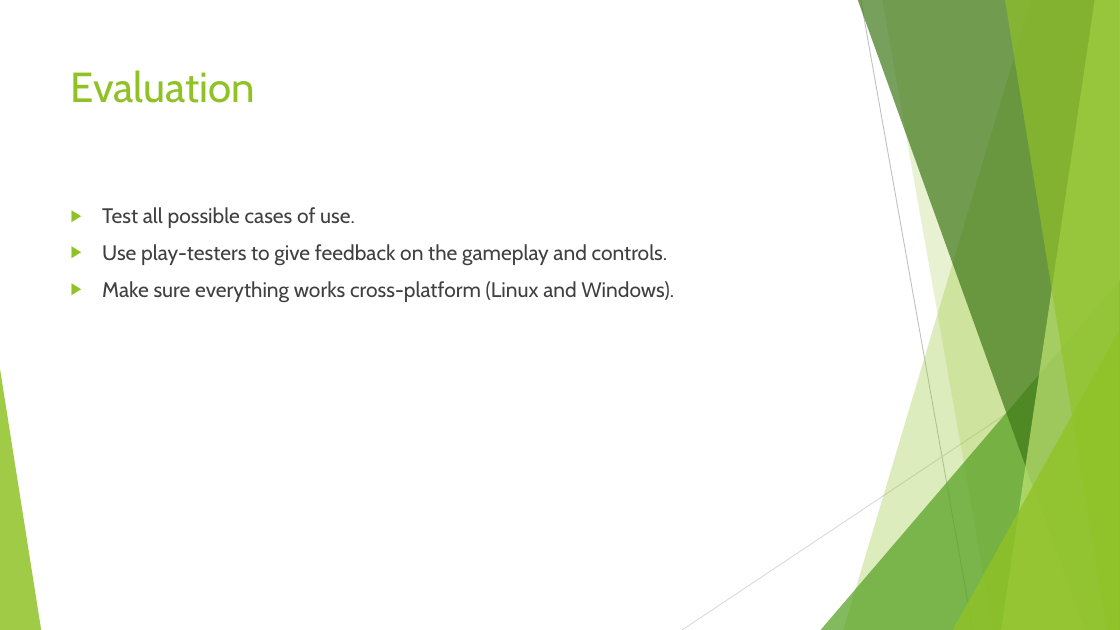
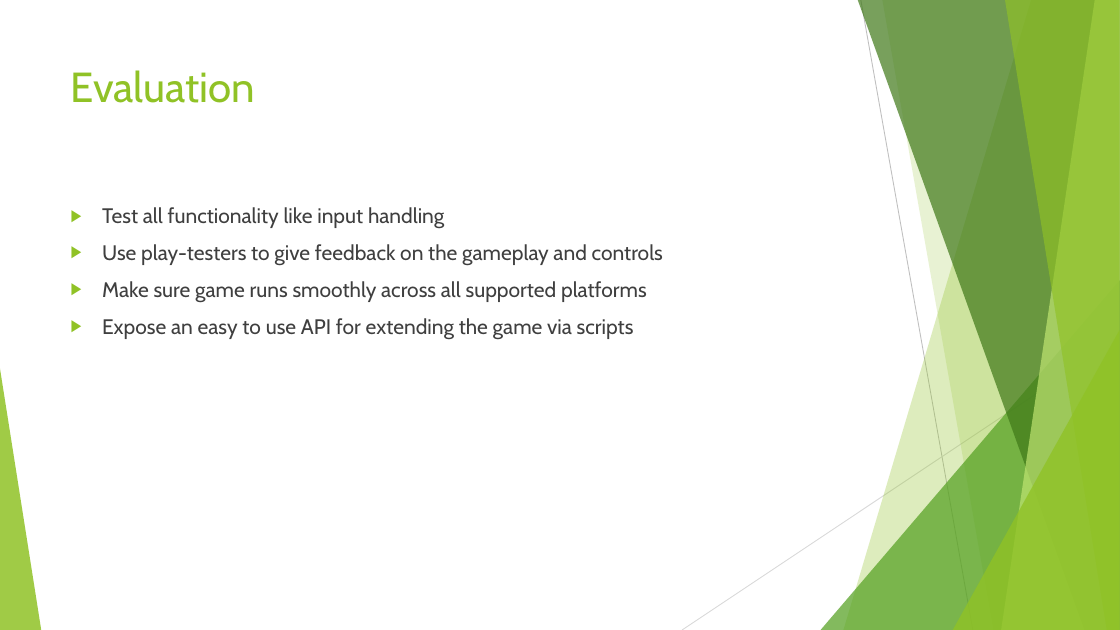
Before and after one commit to hanselrd/bubble-warrior-adventures, a slide deck: slide 6 of powerpoint/Bubble Warrior Adventures.pptx. Drawn at 1120x630 pixels with LibreOffice and Linux fonts; fonts in the diff are those of the drawing. Boxes give left, top, right and bottom in pixels: in the first picture for what was removed or moved away, otherwise in the second. Text is boxed around its words. In the diff, an @@ line names an element or a change of style, - is before the commit and + after.

```diff
--- a/powerpoint/Bubble Warrior Adventures.pptx
+++ b/powerpoint/Bubble Warrior Adventures.pptx
@@ text at bbox=[102, 207, 663, 339]: text changed; text colour #404040 to #3F3F3F @@
-▶ Test all possible cases of use.
-▶ Use play-testers to give feedback on the gameplay and controls.
-▶ Make sure everything works cross-platform (Linux and Windows).
+▶ Test all functionality like input handling
+▶ Use play-testers to give feedback on the gameplay and controls
+▶ Make sure game runs smoothly across all supported platforms
+▶ Expose an easy to use API for extending the game via scripts
```
Also in this commit, not shown: 6 other slides changed.
